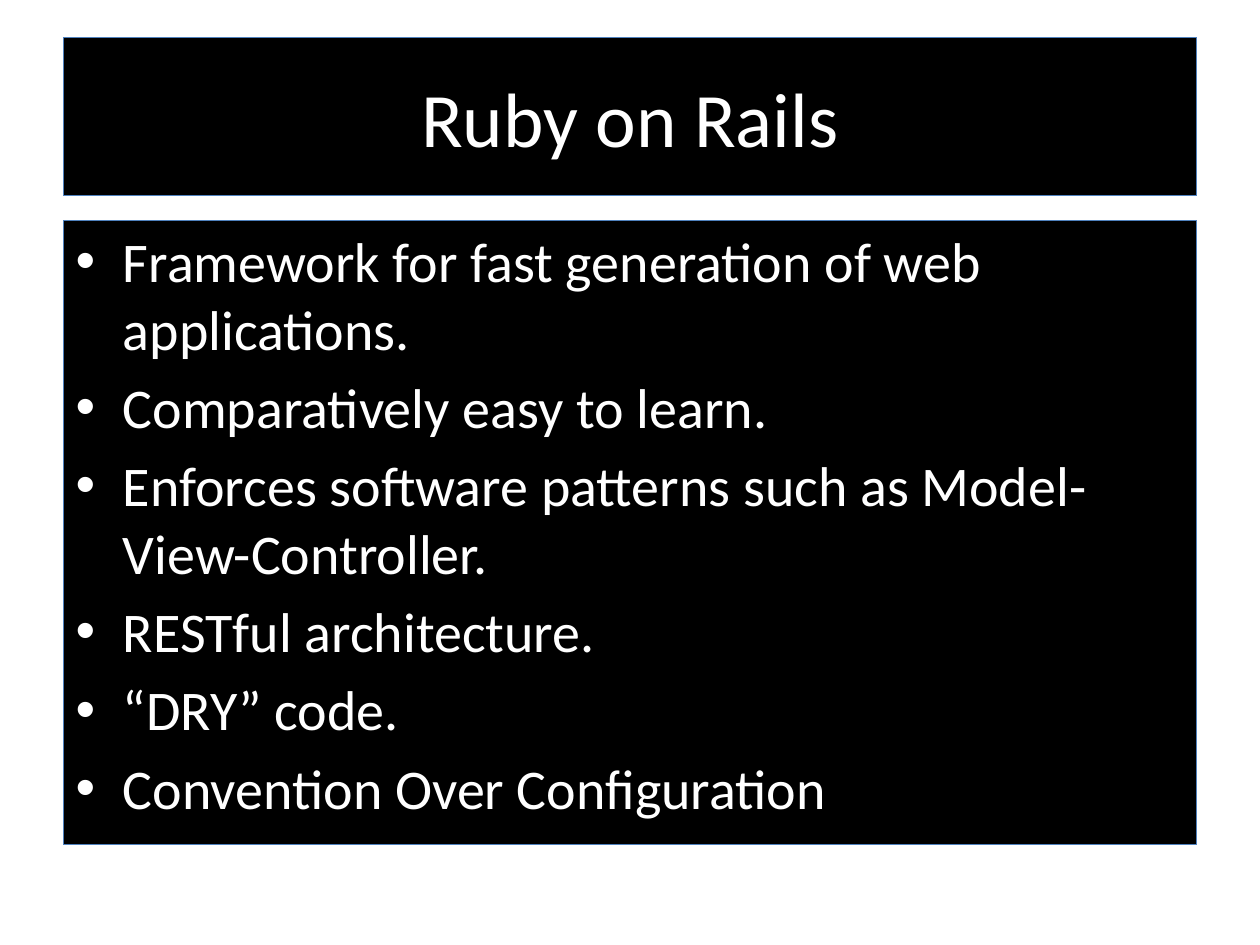
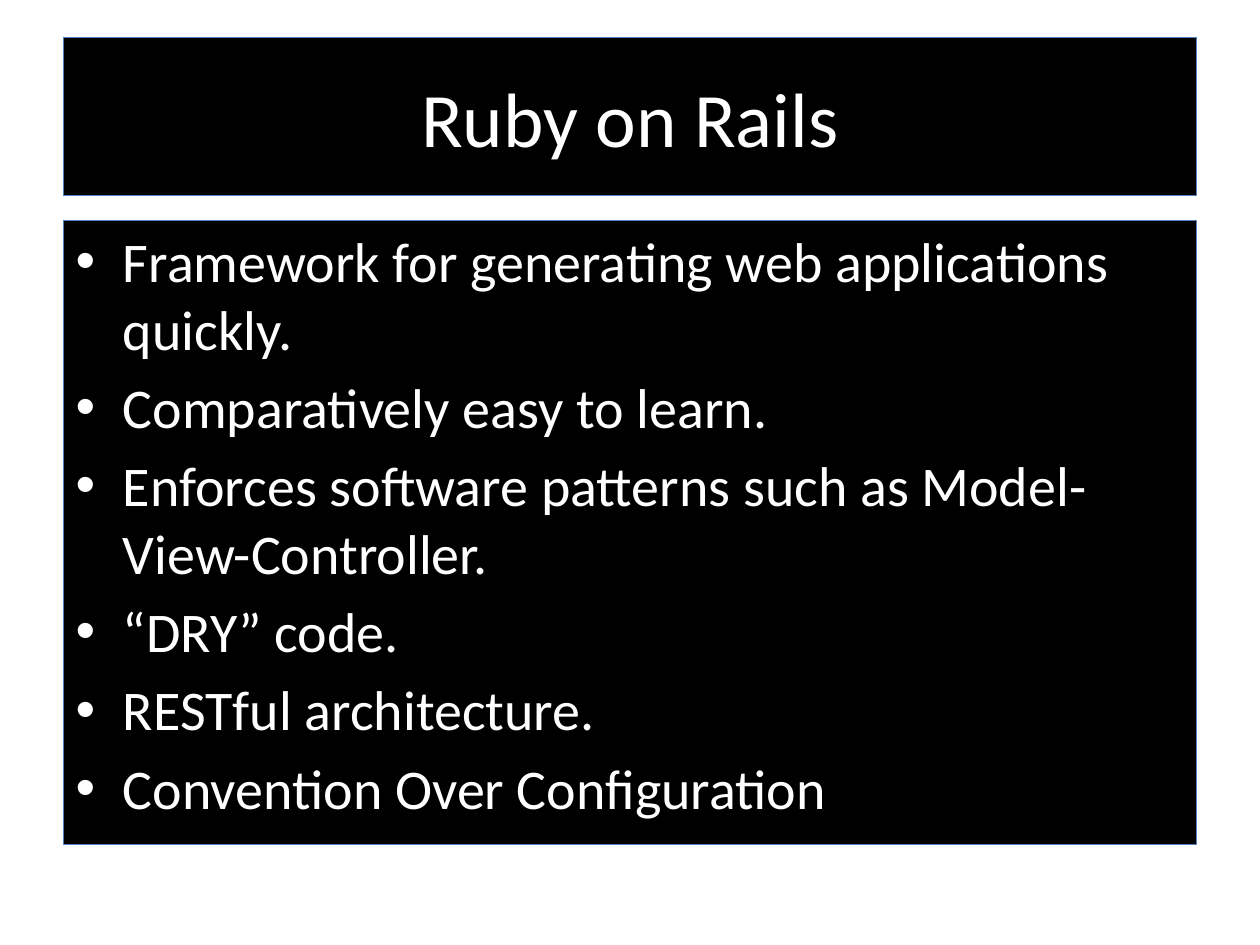
Before and after one commit to RedTeamCOSC470/Documentation, a slide deck: slide 12 of Stargazer.pptx. Drawn at 1260x945 pixels with LibreOffice and Linux fonts; fonts in the diff are those of the drawing; background and template pictures are left out. Boxes give left, top, right and bottom in pixels: in the first picture for what was removed or moved away, otherwise in the second. Text is boxed around its words. In the diff, an @@ line names an element or a change of style, - is before the commit and + after.

```diff
--- a/Stargazer.pptx
+++ b/Stargazer.pptx
@@ text at (123, 243, 1108, 359): text changed @@
-• Framework for fast generation of web applications.
+• Framework for generating web applications quickly.
@@ text at (123, 611, 398, 653): paragraph added @@
+• “DRY” code.
@@ text at (123, 689, 398, 731): paragraph removed @@
-• “DRY” code.
```
Also in this commit, not shown: 3 other slides changed, 1 other file.
